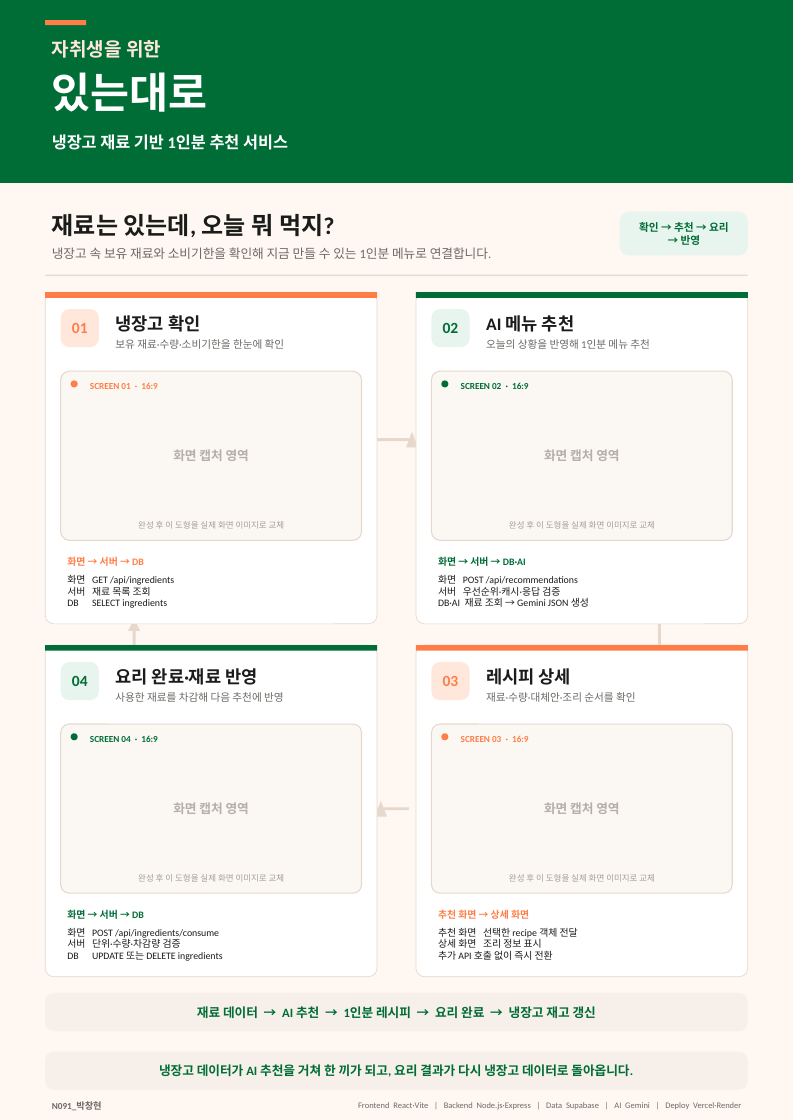
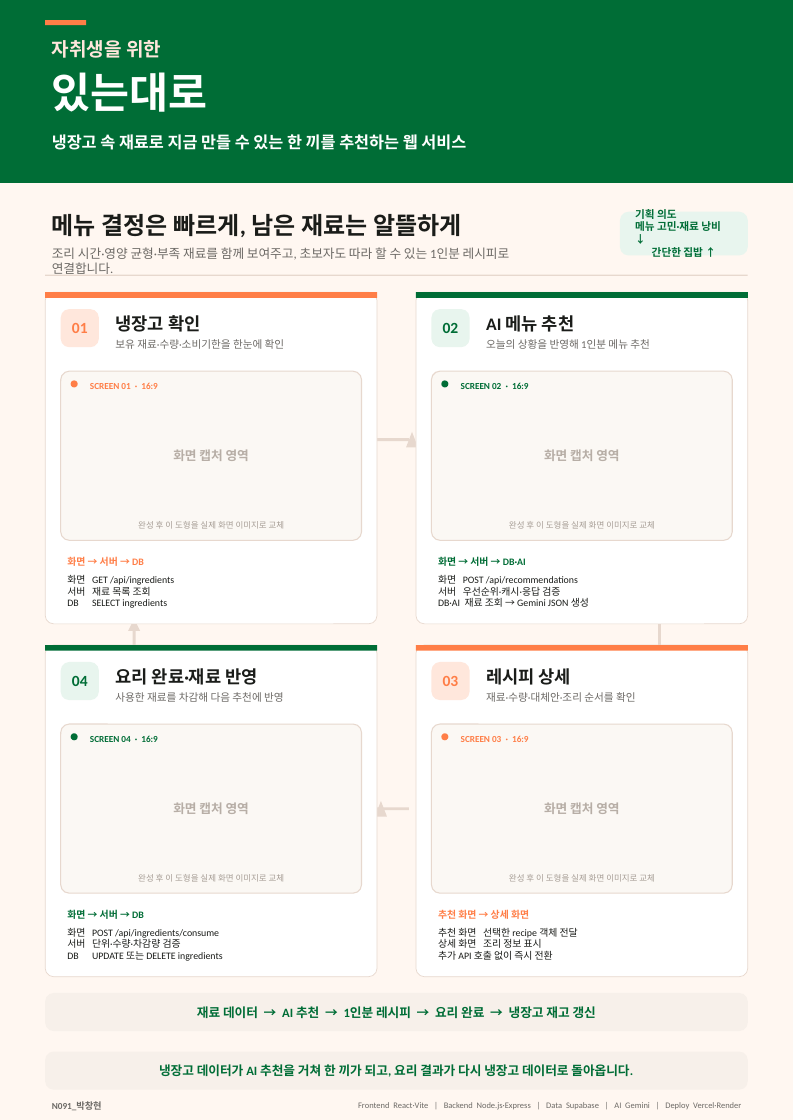
Before and after one commit to Mureung1/hub-showcase, a slide deck: slide 1 of outputs/service-introduction-poster-a3-editable.pptx. Drawn at 793x1120 pixels with LibreOffice and Linux fonts; fonts in the diff are those of the drawing. Boxes give left, top, right and bottom in pixels: in the first picture for what was removed or moved away, otherwise in the second. Text is boxed around its words. In the diff, an @@ line names an element or a change of style, - is before the commit and + after.

Commit message:
docs: clarify poster service concept and intent

```diff
--- a/outputs/service-introduction-poster-a3-editable.pptx
+++ b/outputs/service-introduction-poster-a3-editable.pptx
@@ text at box(52, 131, 466, 153): text changed @@
-냉장고 재료 기반 1인분 추천 서비스
+냉장고 속 재료로 지금 만들 수 있는 한 끼를 추천하는 웹 서비스
@@ text at box(635, 209, 721, 259): text changed @@
-확인 → 추천 → 요리 → 반영
+기획 의도
+메뉴 고민·재료 낭비 ↓
+간단한 집밥 ↑
@@ text at box(52, 214, 461, 237): text changed @@
-재료는 있는데, 오늘 뭐 먹지?
+메뉴 결정은 빠르게, 남은 재료는 알뜰하게
@@ text at box(52, 247, 510, 274): text changed @@
-냉장고 속 보유 재료와 소비기한을 확인해 지금 만들 수 있는 1인분 메뉴로 연결합니다.
+조리 시간·영양 균형·부족 재료를 함께 보여주고, 초보자도 따라 할 수 있는 1인분 레시피로 연결합니다.
```
